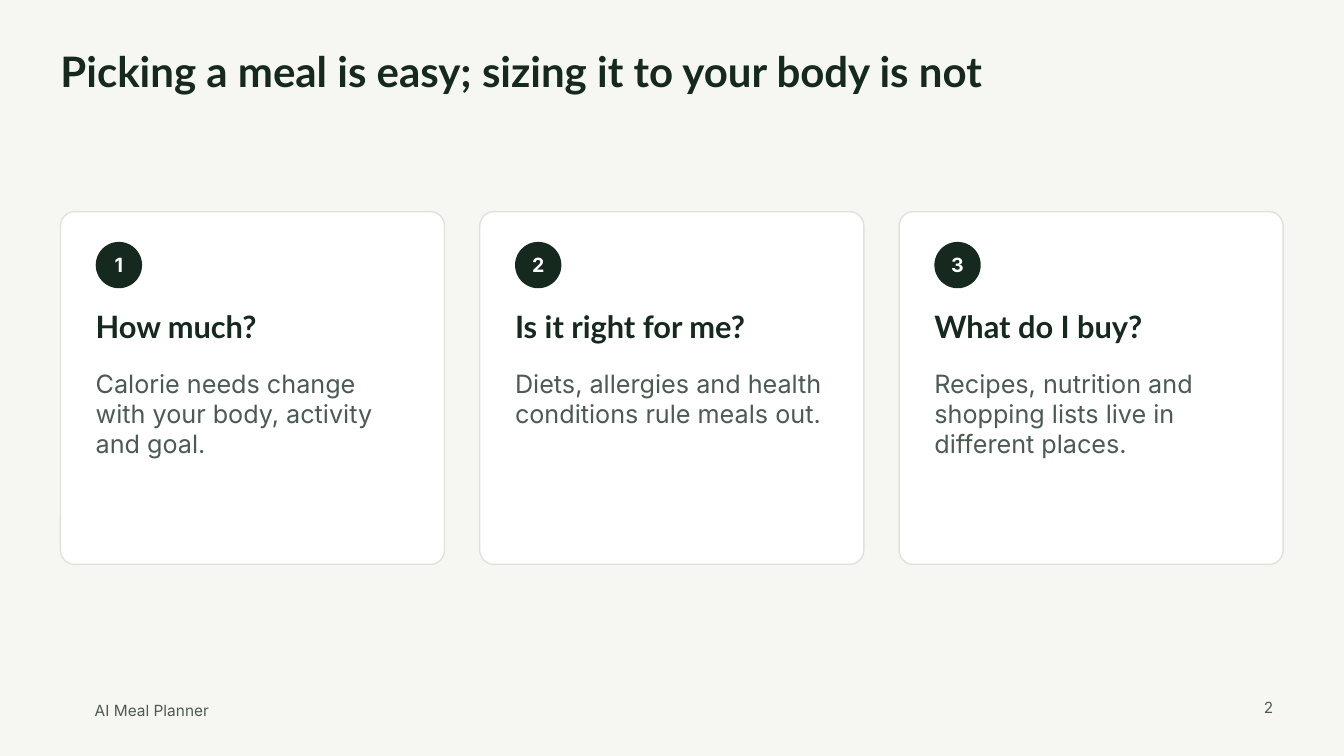
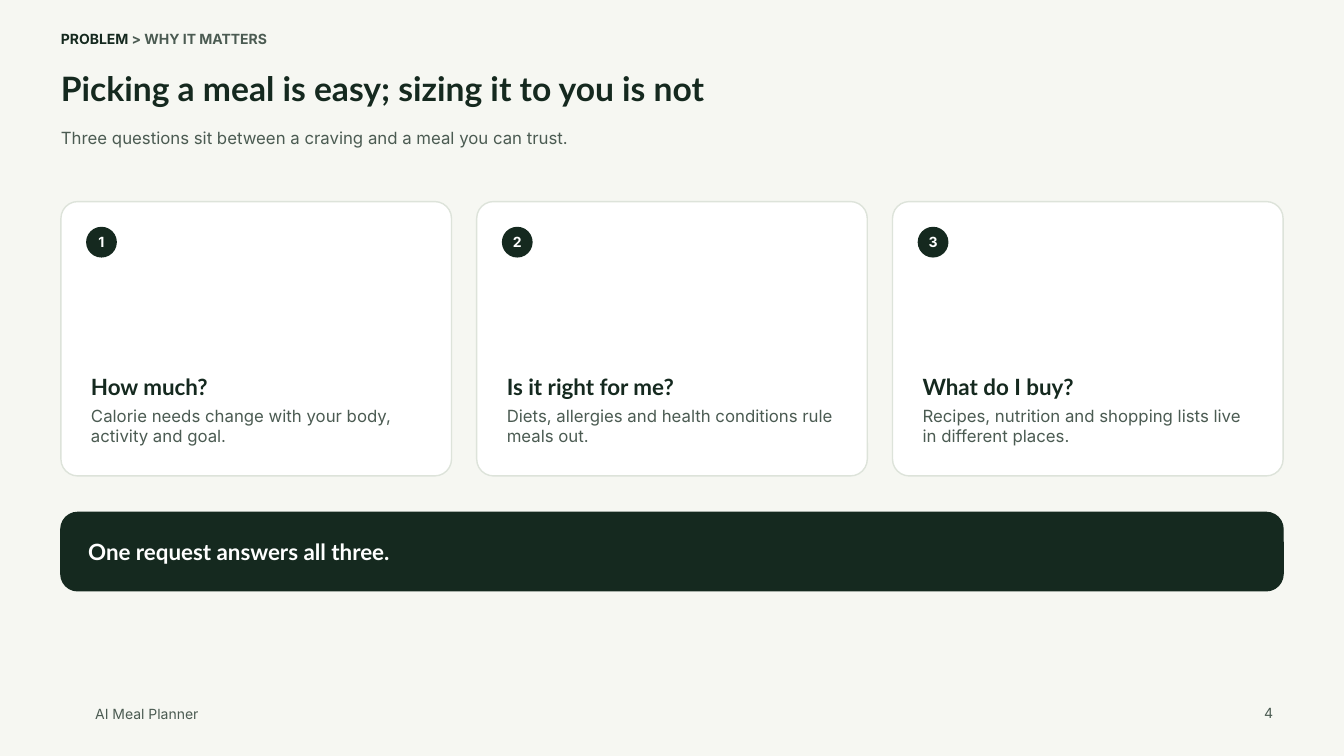
Before and after one commit to tuannm3812/ai-meal-planner, a slide deck: slide 4 of docs/showcase/deck/ai-meal-planner-deck.pptx (slide 2 before the commit). Drawn at 1344x756 pixels with LibreOffice and Linux fonts; fonts in the diff are those of the drawing; background and template pictures are left out. Boxes give left, top, right and bottom in pixels: in the first picture for what was removed or moved away, otherwise in the second. Text is boxed around its words. In the diff, an @@ line names an element or a change of style, - is before the commit and + after.

```diff
--- a/docs/showcase/deck/ai-meal-planner-deck.pptx
+++ b/docs/showcase/deck/ai-meal-planner-deck.pptx
@@ text added at [61,33,267,44], 10 pt, text #4B5B52, bold @@
+PROBLEM > WHY IT MATTERS
@@ title at [61,76,704,107]: text changed; size 30 to 24 pt @@
-Picking a meal is easy; sizing it to your body is not
+Picking a meal is easy; sizing it to you is not
@@ text added at [61,131,568,148], 12 pt, text #4B5B52 @@
+Three questions sit between a craving and a meal you can trust.
@@ rounded rectangle "How much?": place and size @@
-rounded rectangle "How much?" at [96,374,372,458]
+rounded rectangle "How much?" at [60,202,452,476]
@@ vertical alignment top to bottom; fill none to #FFFFFF; outline none to #DDE3DA 1 pt in 3 elements at [60,202,452,476], [892,202,1284,476], [477,202,868,476] @@
@@ rounded rectangle "Is it right for me?": place and size @@
-rounded rectangle "Is it right for me?" at [515,374,822,424]
+rounded rectangle "Is it right for me?" at [477,202,868,476]
@@ rounded rectangle "What do I buy?": place and size @@
-rounded rectangle "What do I buy?" at [934,374,1192,458]
+rounded rectangle "What do I buy?" at [892,202,1284,476]
@@ rounded rectangle removed at [60,212,445,565] @@
@@ ellipse "1": place and size @@
-ellipse "1" at [96,242,142,288]
+ellipse "1" at [86,227,117,258]
@@ rounded rectangle removed at [480,212,864,565] @@
@@ ellipse "2": place and size @@
-ellipse "2" at [515,242,562,288]
+ellipse "2" at [502,227,533,258]
@@ rounded rectangle removed at [899,212,1284,565] @@
@@ size 14 to 10 pt in 3 elements at [86,227,117,258], [502,227,533,258], [918,227,949,258] @@
@@ ellipse "3": place and size @@
-ellipse "3" at [935,242,981,288]
+ellipse "3" at [918,227,949,258]
@@ text removed at [96,315,257,339] @@
-How much?
@@ text removed at [515,315,745,344] @@
-Is it right for me?
@@ text removed at [934,315,1142,343] @@
-What do I buy?
@@ text in rounded rectangle at [91,378,207,395]: paragraph added @@
+How much?
@@ text in rounded rectangle at [507,378,673,399]: paragraph added @@
+Is it right for me?
@@ text in rounded rectangle at [923,378,1073,399]: paragraph added @@
+What do I buy?
@@ text in rounded rectangle at [91,409,391,446]: size 18 to 12 pt in "Calorie needs change with your body, activity ..." @@
@@ text in rounded rectangle at [507,409,832,442]: size 18 to 12 pt in "Diets, allergies and health conditions rule meals ..." @@
@@ text in rounded rectangle at [923,409,1241,446]: size 18 to 12 pt in "Recipes, nutrition and shopping lists live in ..." @@
@@ rounded rectangle added at [60,512,1282,591], fill #15291F, outline #15291F 1 pt, 16 pt, text #FFFFFF, bold @@
+One request answers all three.
@@ text "AI Meal Planner" at [95,709,198,719]: size 11 to 10 pt @@
@@ page number removed at [1264,701,1273,713] @@
-2
@@ page number added at [1264,708,1273,718], 10 pt, text #4B5B52 @@
+4
```
Also in this commit, not shown: 7 other slides changed, 6 slides added, 4 slides removed, 9 other files.
